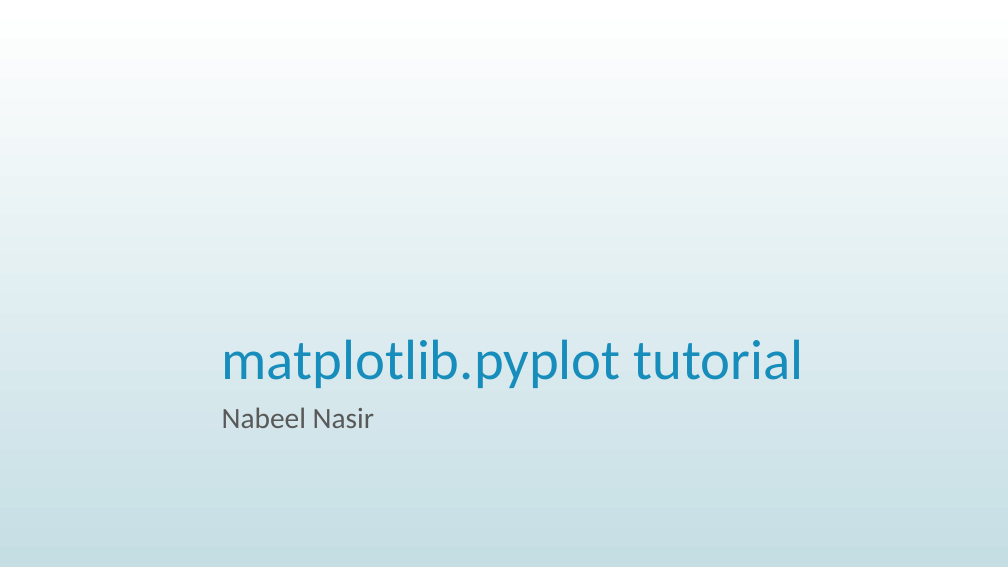
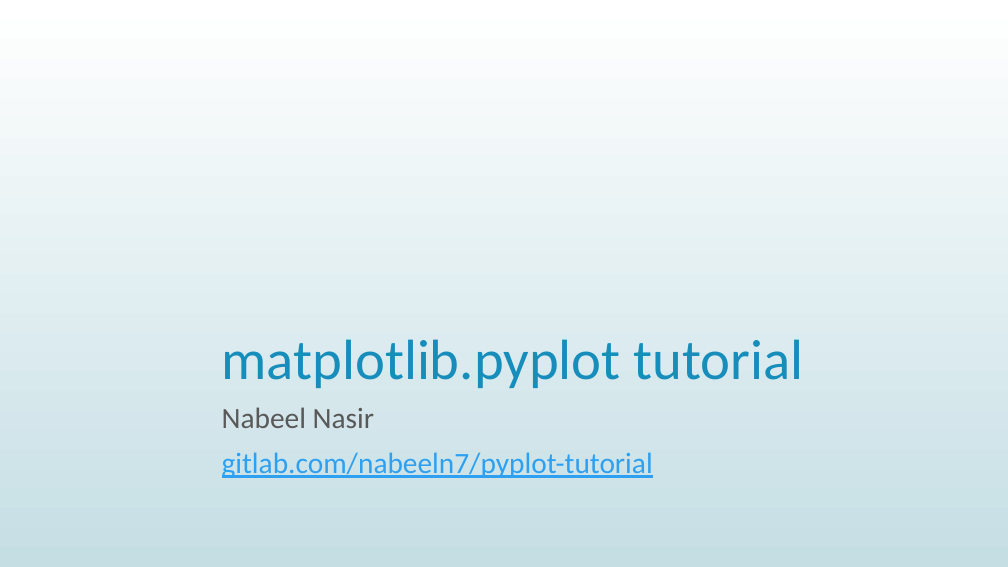
Before and after one commit to nabeel-nasir/pyplot-tutorial, a slide deck: slide 1 of pyplot-tutorial.pptx. Drawn at 1008x567 pixels with LibreOffice and Linux fonts; fonts in the diff are those of the drawing. Boxes give left, top, right and bottom in pixels: in the first picture for what was removed or moved away, otherwise in the second. Text is boxed around its words. In the diff, an @@ line names an element or a change of style, - is before the commit and + after.

```diff
--- a/pyplot-tutorial.pptx
+++ b/pyplot-tutorial.pptx
@@ subtitle at box(222, 452, 653, 478): paragraph added @@
+gitlab.com/nabeeln7/pyplot-tutorial
```
Also in this commit, not shown: 1 other file.
